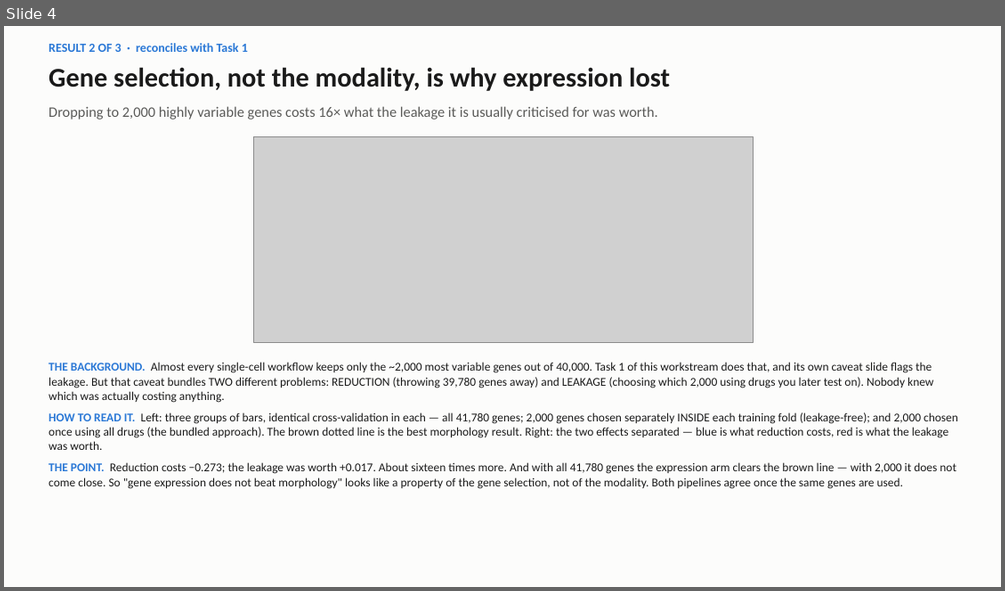
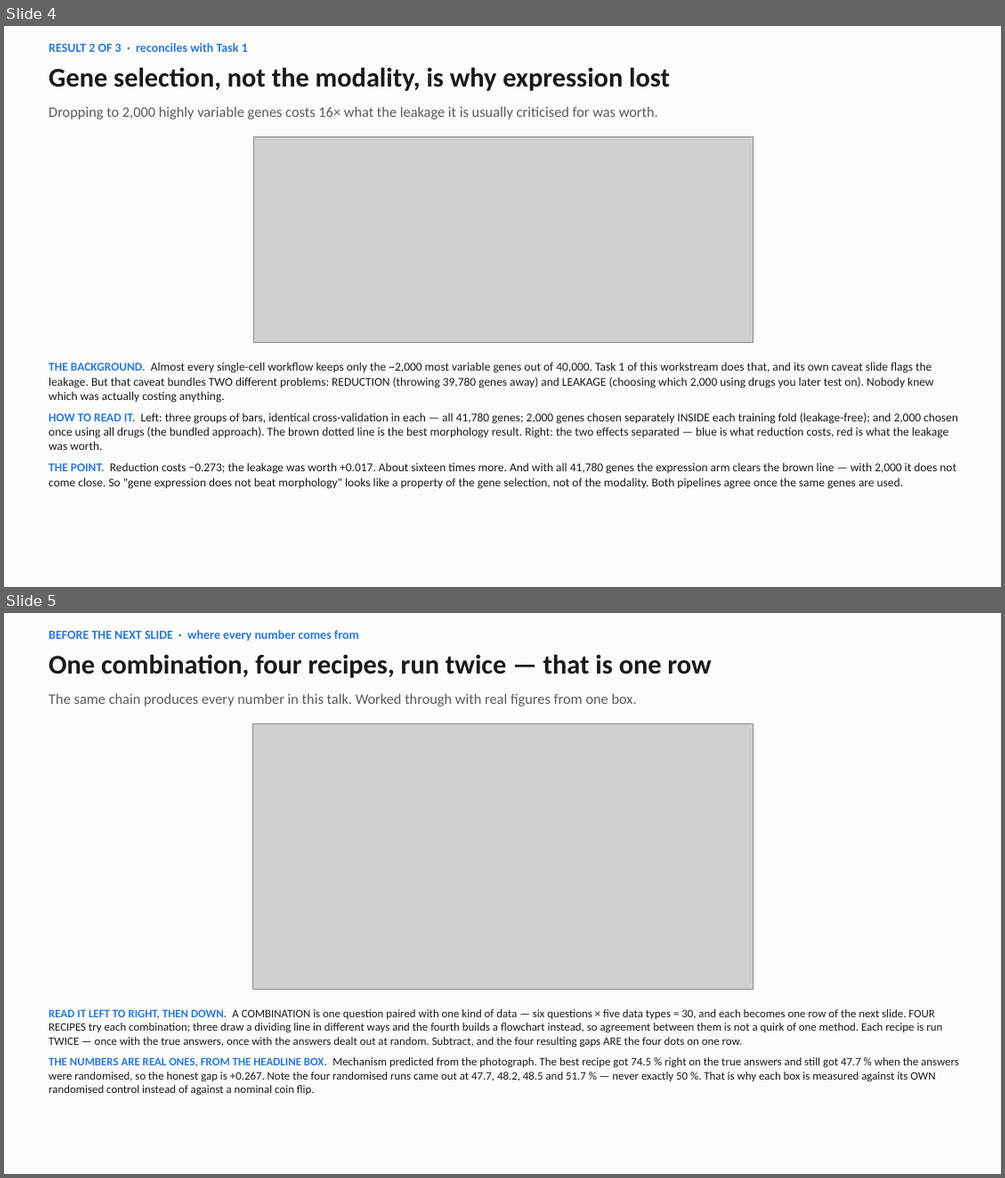
Before and after one commit to Arkkienkeli/hackathon_crossmodal_stream, a slide deck: WS4A_presentation_pack/WS4A_slides.pptx. Shown one above the other, each under a label of ours: slide 4 before the commit, slides 4 and 5 after it. The pictures are 1005x591 and 1005x1178 pixels, drawn with LibreOffice and Linux fonts; fonts in the diff are those of the drawing; grey boxes stand for pictures. Boxes give left, top, right and bottom in pixels: in the first picture for what was removed or moved away, otherwise in the second. Text is boxed around its words. In the diff, an @@ line names an element or a change of style, - is before the commit and + after.

```diff
--- a/WS4A_presentation_pack/WS4A_slides.pptx
+++ b/WS4A_presentation_pack/WS4A_slides.pptx
@@ slide 5 added at box(4, 613, 1001, 1174), background #FCFCFB @@
@@ text added at box(48, 630, 359, 641), 12 pt, text #2A78D6, bold @@
+BEFORE THE NEXT SLIDE · where every number comes from
@@ text added at box(48, 654, 711, 678), 26 pt, text #1A1A1A, bold @@
+One combination, four recipes, run twice — that is one row
@@ text added at box(48, 693, 637, 706), 14 pt, text #5A5A58 @@
+The same chain produces every number in this talk. Worked through with real figures from one box.
@@ picture added at box(253, 723, 753, 989) @@
@@ text added at box(48, 1009, 959, 1094), 11 pt, text #1A1A1A @@
+READ IT LEFT TO RIGHT, THEN DOWN. A COMBINATION is one question paired with one kind of data — six questions × five data types = 30, and each becomes one row of the next slide. FOUR RECIPES try each combination; three draw a dividing line in different ways and the fourth builds a flowchart instead, so agreement between them is not a quirk of one method. Each recipe is run TWICE — once with the true answers, once with the answers dealt out at random. Subtract, and the four resulting gaps ARE the four dots on one row.
+THE NUMBERS ARE REAL ONES, FROM THE HEADLINE BOX. Mechanism predicted from the photograph. The best recipe got 74.5 % right on the true answers and still got 47.7 % when the answers were randomised, so the honest gap is +0.267. Note the four randomised runs came out at 47.7, 48.2, 48.5 and 51.7 % — never exactly 50 %. That is why each box is measured against its OWN randomised control instead of against a nominal coin flip.
```
Also in this commit, not shown: 5 other files.
